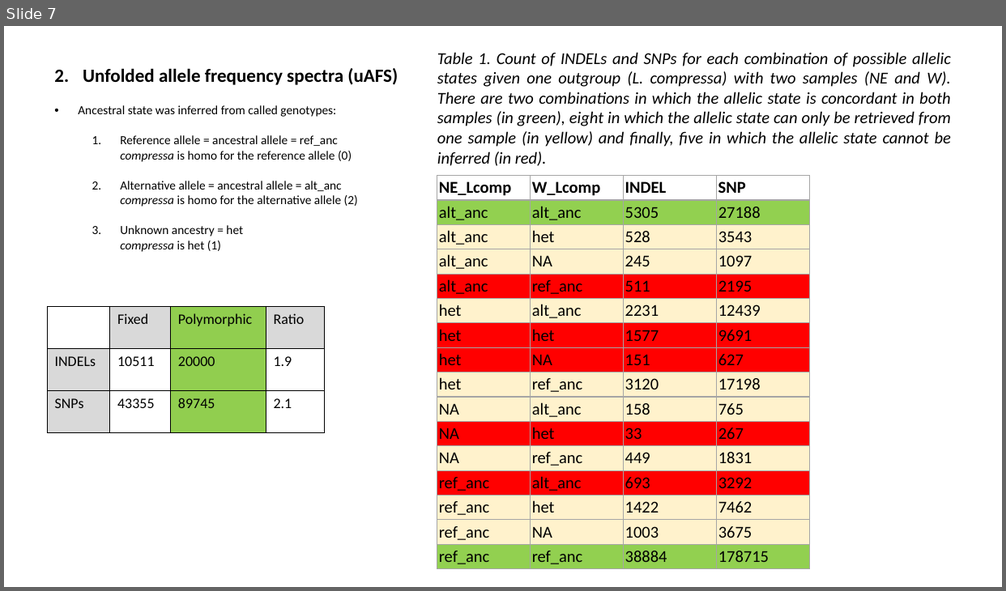
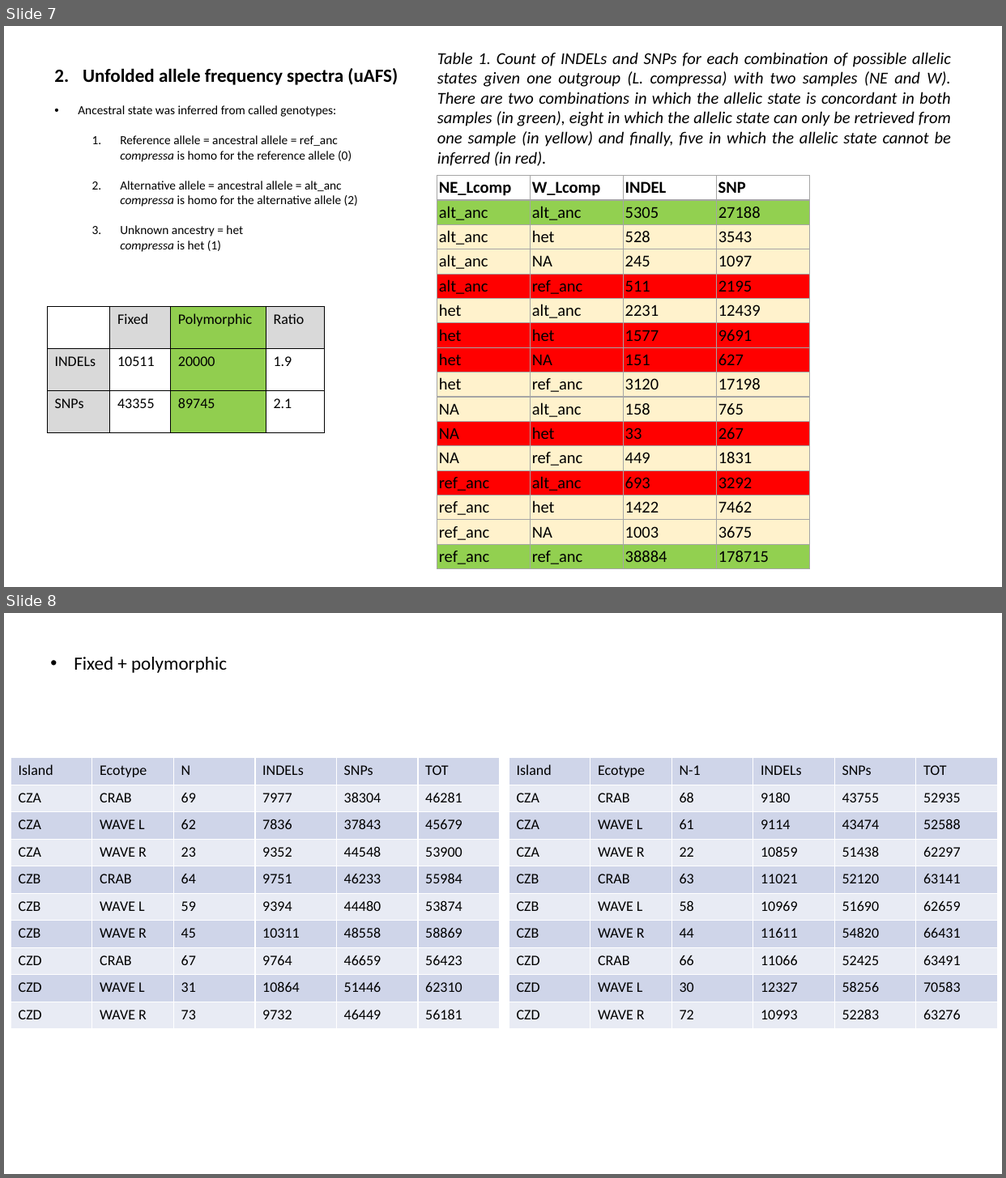
Before and after one commit to sam0per/Littorina_saxatilis_short_variants, a slide deck: short_genetic_variants/docs/short_indels_v02.pptx. Shown one above the other, each under a label of ours: slide 7 before the commit, slides 7 and 8 after it. The pictures are 1006x591 and 1006x1178 pixels, drawn with LibreOffice and Linux fonts; fonts in the diff are those of the drawing. Boxes give left, top, right and bottom in pixels: in the first picture for what was removed or moved away, otherwise in the second. Text is boxed around its words. In the diff, an @@ line names an element or a change of style, - is before the commit and + after.

```diff
--- a/short_genetic_variants/docs/short_indels_v02.pptx
+++ b/short_genetic_variants/docs/short_indels_v02.pptx
@@ slide 8 added at (4,613,1002,1174), background #FFFFFF @@
@@ text added at (74,657,227,673), 18 pt, text #000000 @@
+• Fixed + polymorphic
@@ table added at (10,758,501,1030), 10 rows, 6 columns @@
+Island | Ecotype | N | INDELs | SNPs | TOT
+CZA | CRAB | 69 | 7977 | 38304 | 46281
+CZA | WAVE L | 62 | 7836 | 37843 | 45679
+CZA | WAVE R | 23 | 9352 | 44548 | 53900
+CZB | CRAB | 64 | 9751 | 46233 | 55984
+CZB | WAVE L | 59 | 9394 | 44480 | 53874
+CZB | WAVE R | 45 | 10311 | 48558 | 58869
+CZD | CRAB | 67 | 9764 | 46659 | 56423
+CZD | WAVE L | 31 | 10864 | 51446 | 62310
+CZD | WAVE R | 73 | 9732 | 46449 | 56181
@@ table added at (509,758,999,1030), 10 rows, 6 columns @@
+Island | Ecotype | N-1 | INDELs | SNPs | TOT
+CZA | CRAB | 68 | 9180 | 43755 | 52935
+CZA | WAVE L | 61 | 9114 | 43474 | 52588
+CZA | WAVE R | 22 | 10859 | 51438 | 62297
+CZB | CRAB | 63 | 11021 | 52120 | 63141
+CZB | WAVE L | 58 | 10969 | 51690 | 62659
+CZB | WAVE R | 44 | 11611 | 54820 | 66431
+CZD | CRAB | 66 | 11066 | 52425 | 63491
+CZD | WAVE L | 30 | 12327 | 58256 | 70583
+CZD | WAVE R | 72 | 10993 | 52283 | 63276
```
Also in this commit, not shown: 1 slide changed, 1 other slide added, 2 slides removed, 5 other files.
